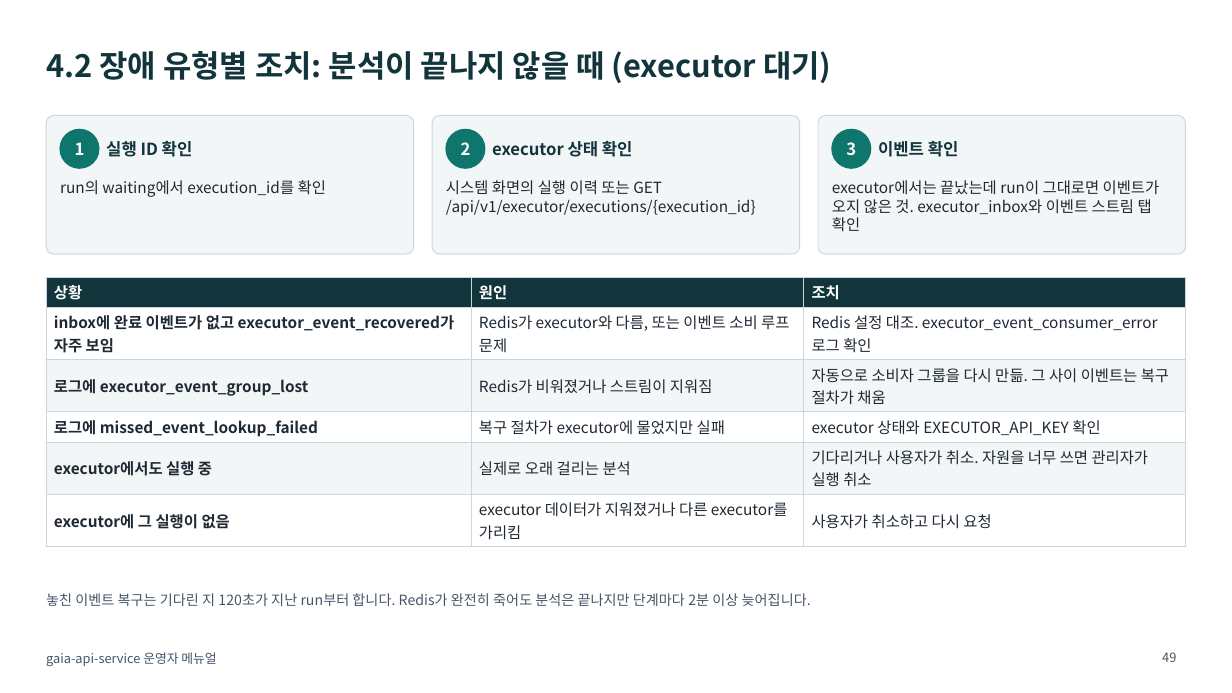
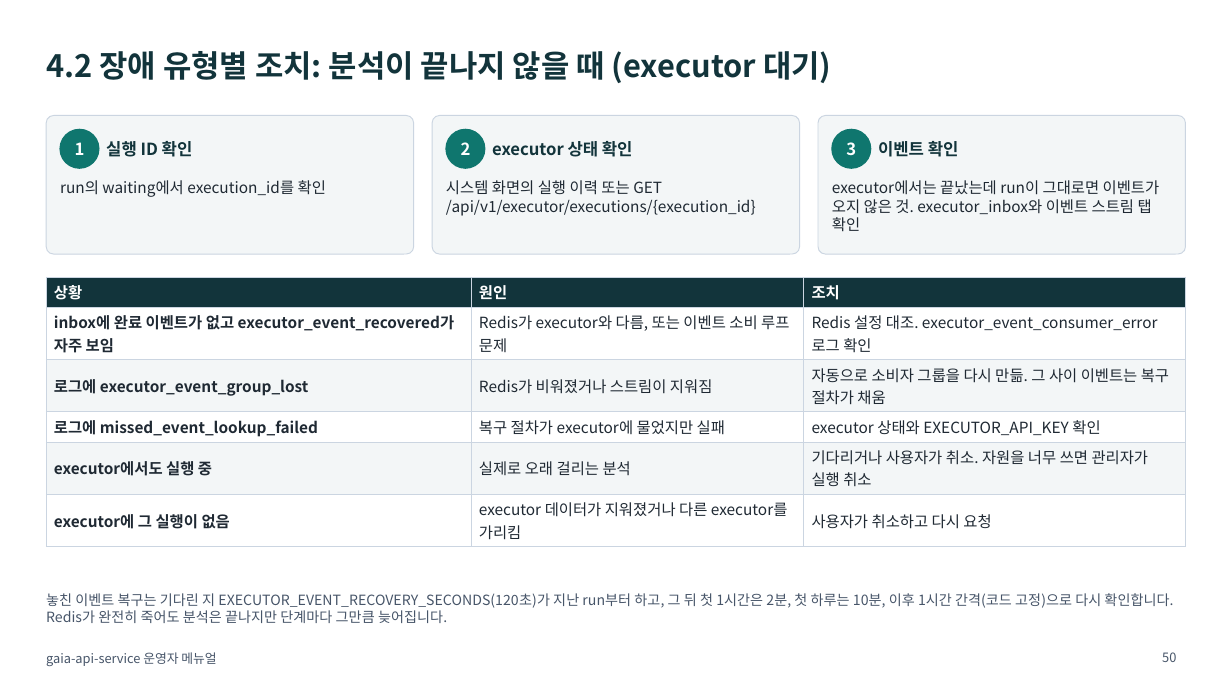
Before and after one commit to KimHwaJin/pr-agentic-service, a slide deck: slide 50 of docs/deliverables/08-operator-manual.pptx (slide 49 before the commit). Drawn at 1232x693 pixels with LibreOffice and Linux fonts; fonts in the diff are those of the drawing. Boxes give left, top, right and bottom in pixels: in the first picture for what was removed or moved away, otherwise in the second. Text is boxed around its words. In the diff, an @@ line names an element or a change of style, - is before the commit and + after.

```diff
--- a/docs/deliverables/08-operator-manual.pptx
+++ b/docs/deliverables/08-operator-manual.pptx
@@ text at [46,593,1173,623]: text changed @@
-놓친 이벤트 복구는 기다린 지 120초가 지난 run부터 합니다. Redis가 완전히 죽어도 분석은 끝나지만 단계마다 2분 이상 늦어집니다.
+놓친 이벤트 복구는 기다린 지 EXECUTOR_EVENT_RECOVERY_SECONDS(120초)가 지난 run부터 하고, 그 뒤 첫 1시간은 2분, 첫 하루는 10분, 이후 1시간 간격(코드 고정)으로 다시 확인합니다. Redis가 완전히 죽어도 분석은 끝나지만 단계마다 그만큼 늦어집니다.
@@ page number at [1162,652,1176,662]: text changed @@
-49
+50
```
Also in this commit, not shown: 19 other slides changed, 1 slide added, 5 other files.
